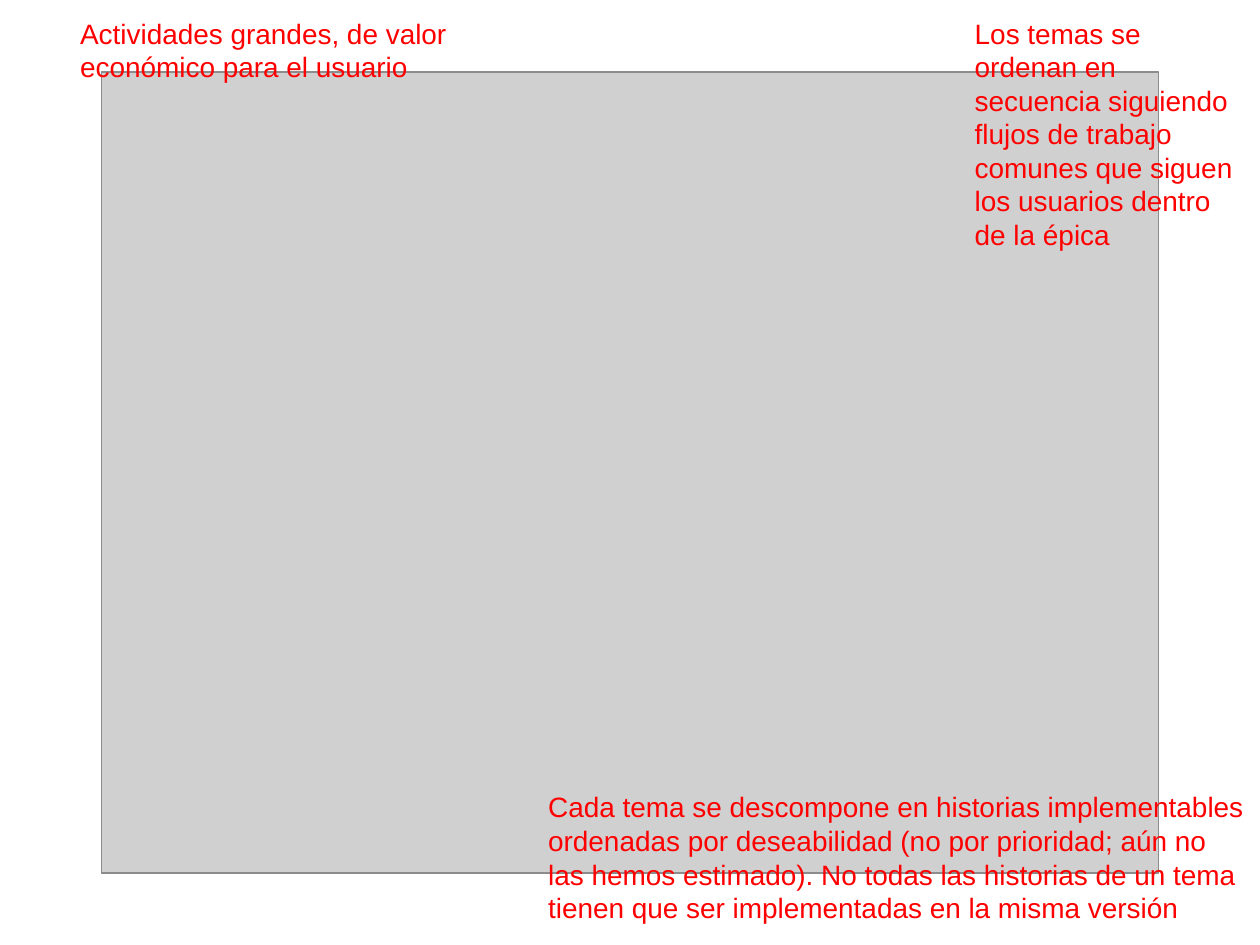
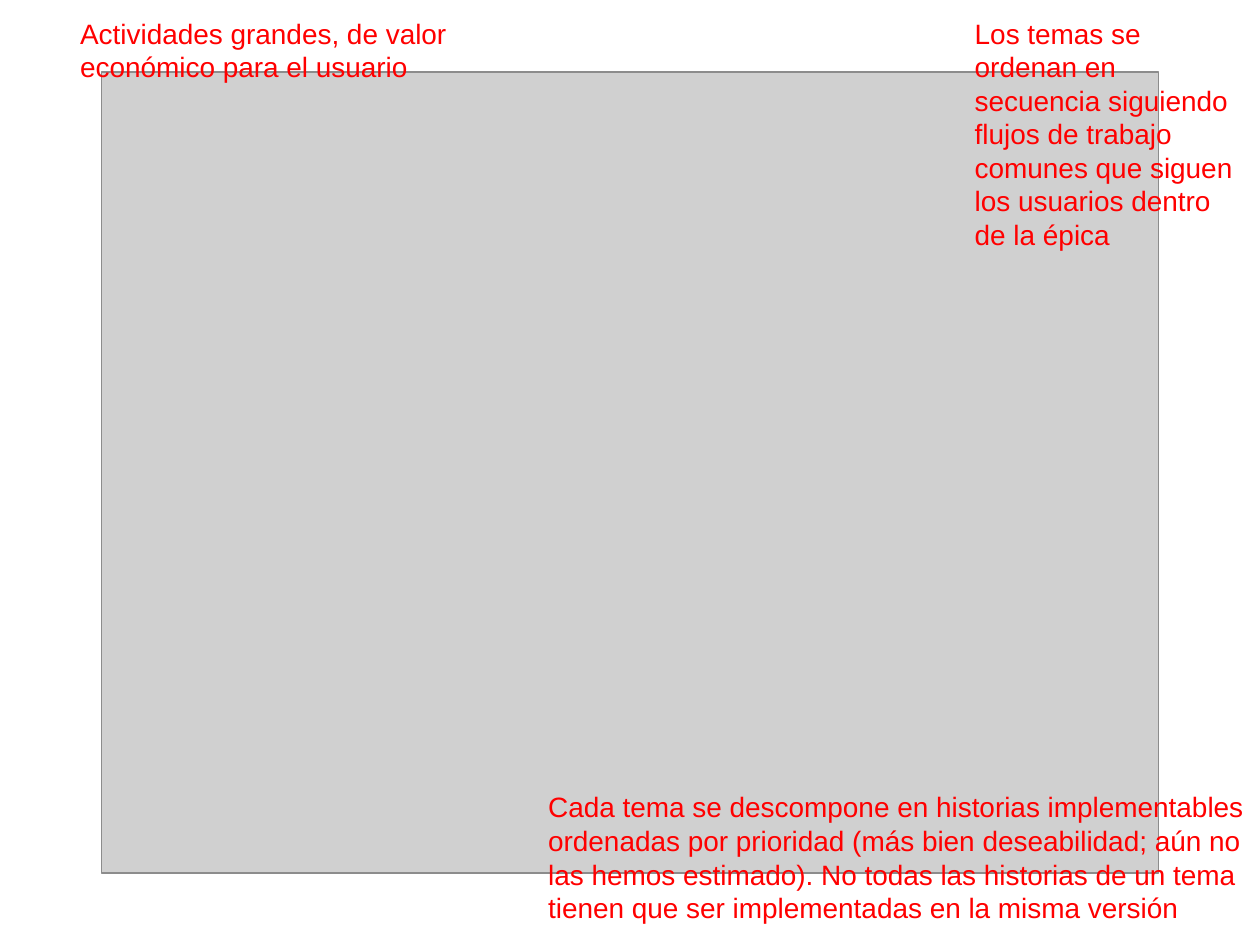
Before and after one commit to UNIZAR-30248-GeProSoft/scrum-slides, a slide deck: slide 50 of 7i_GPS-S04-Scrum-RequisitosHistoriasUsuario.odp. Drawn at 1260x945 pixels with LibreOffice and Linux fonts; fonts in the diff are those of the drawing; grey boxes stand for pictures. Boxes give left, top, right and bottom in pixels: in the first picture for what was removed or moved away, otherwise in the second. Text is boxed around its words. In the diff, an @@ line names an element or a change of style, - is before the commit and + after.

Commit message:
Some typos corrected and minor changes in some texts

```diff
--- a/7i_GPS-S04-Scrum-RequisitosHistoriasUsuario.odp
+++ b/7i_GPS-S04-Scrum-RequisitosHistoriasUsuario.odp
@@ text at (548, 829, 1240, 856): text changed @@
-ordenadas por deseabilidad (no por prioridad; aún no
+ordenadas por prioridad (más bien deseabilidad; aún no
```
Also in this commit, not shown: 7 other slides changed.
